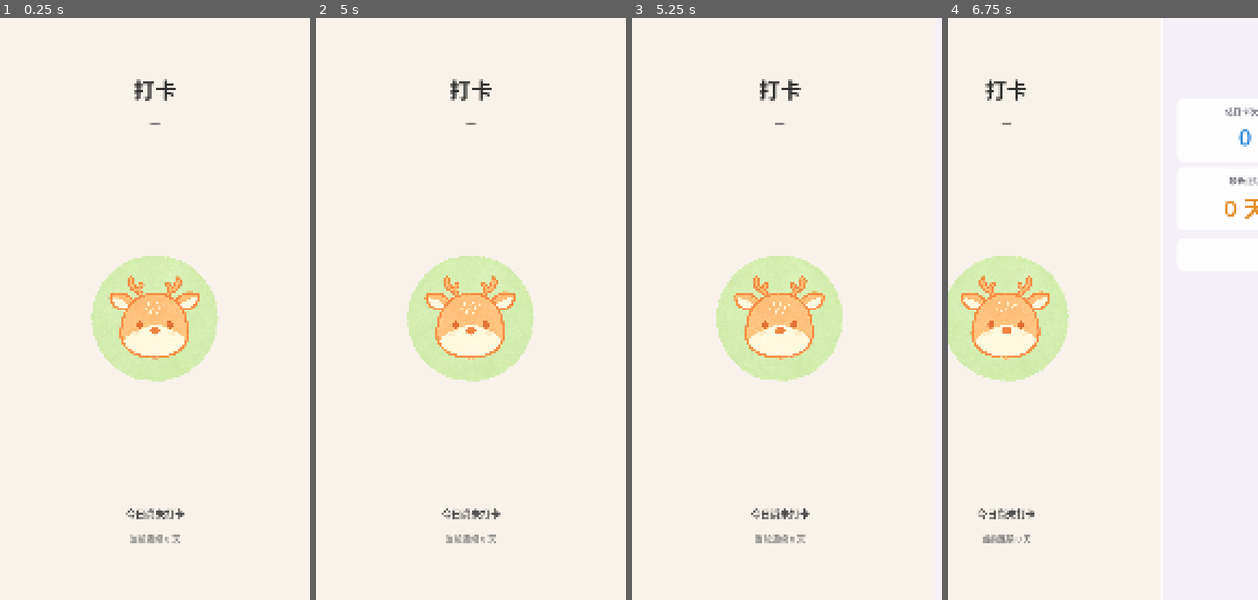
Above: before the commit, frames 1-4 (left to right).
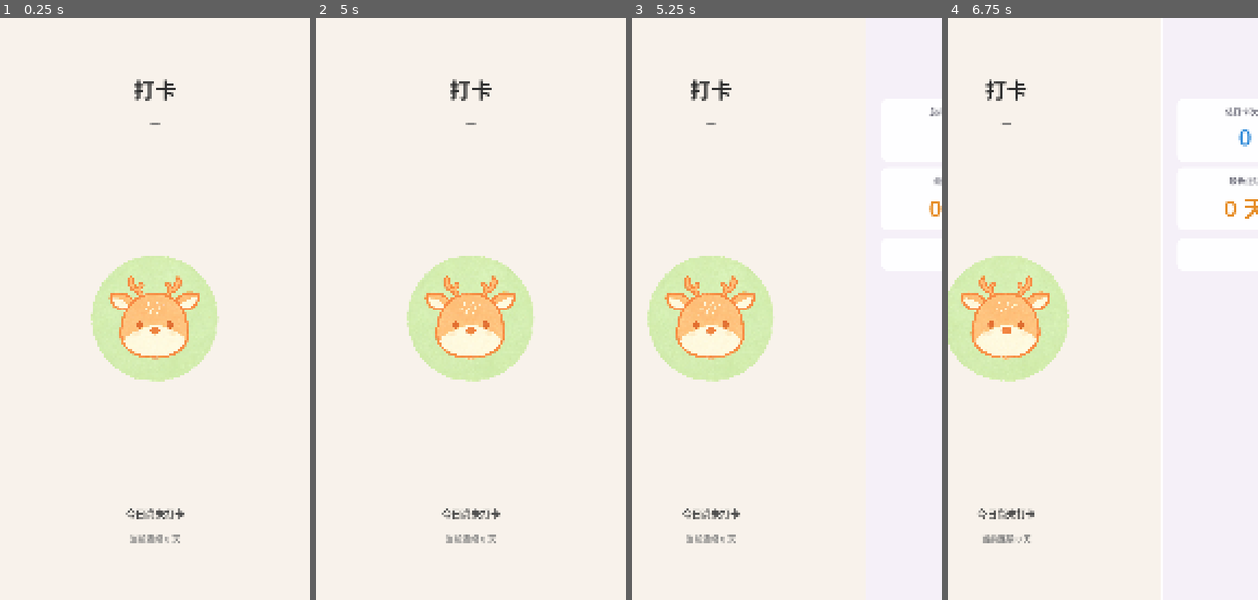
Above: after the commit, the same moments.

Repository: HRSmallRui/Lulema
Game: Godot game, scene res://Scenes/main.tscn
Two runs of this game, one before a commit and one after it. Both use one fixed random seed, a clock stepped at 60 frames per second and the inputs below.
Inputs (mouse positions are in pixels of both pictures, inside the frame that each line leads up to):
- Up to frame 1 (0.25 s): no input
- Up to frame 2 (5 s): click (471, 320) at 0.5 s; click (471, 320) at 1.25 s; click (471, 320) at 2 s; tap Enter at 2.75, 4.25 s; move the mouse to (539, 279) at 2.77 s; press the mouse at (539, 279) at 2.78 s; tap Space at 3.5 s; move the mouse to (409, 338) at 3.52 s; release the mouse at (409, 338) at 3.53 s; click (409, 338) at 3.6 s; move the mouse to (502, 180) at 4.27 s; press the mouse at (502, 180) at 4.28 s
- Up to frame 3 (5.25 s): tap Space at 5 s; move the mouse to (771, 425) at 5.02 s; release the mouse at (771, 425) at 5.03 s; click (771, 425) at 5.1 s
- Up to frame 4 (6.75 s): tap Enter at 5.75 s; move the mouse to (1196, 396) at 5.77 s; press the mouse at (1196, 396) at 5.78 s; tap Space at 6.5 s; move the mouse to (1010, 221) at 6.52 s; release the mouse at (1010, 221) at 6.53 s; click (1010, 221) at 6.6 s

Frames 1-2 are identical in both runs. In frame 3, 11% of the frame differs, in the area x 4-100%, y 10-91%; in frame 4, nothing differs.

Commit message:
<fix>修复换页问题

Diff:
--- a/Scenes/main.tscn
+++ b/Scenes/main.tscn
@@ -43,3 +43,18 @@
 
 [node name="Camera2D" type="Camera2D" parent="." unique_id=157592854]
 anchor_mode = 0
+
+[node name="DebugLabel" type="Label" parent="." unique_id=1190380240]
+visible = false
+layout_mode = 1
+anchors_preset = 12
+anchor_top = 1.0
+anchor_right = 1.0
+anchor_bottom = 1.0
+offset_top = -125.0
+grow_horizontal = 2
+grow_vertical = 0
+theme_override_colors/font_color = Color(0, 0, 0, 1)
+theme_override_font_sizes/font_size = 128
+text = "1"
+horizontal_alignment = 1
--- a/Scripts/main.gd
+++ b/Scripts/main.gd
@@ -2,9 +2,11 @@
 
 @onready var camera_2d: Camera2D = $Camera2D
 @onready var h_box_container: HBoxContainer = $HBoxContainer
+@onready var debug_label: Label = $DebugLabel
 
 var current_id: int = 1
 var move_tween: Tween
+var last_mouse_position: Vector2
 
 func _ready() -> void:
 
@@ -20,15 +22,17 @@
 
 
 func _input(event: InputEvent) -> void:
+	debug_label.text = str(current_id)
 	if event.is_action_pressed("click"):
 		if move_tween != null: move_tween.kill()
+		last_mouse_position = get_local_mouse_position()
 	elif event.is_action_released("click"):
 		if move_tween != null: move_tween.kill()
-		var mouse_velocity: Vector2 = Input.get_last_mouse_screen_velocity()
+		var mouse_velocity: Vector2 = get_local_mouse_position() - last_mouse_position
 		print(mouse_velocity.x)
-		if mouse_velocity.x > 100:
+		if mouse_velocity.x > 50:
 			current_id -= 1
-		elif mouse_velocity.x < -100:
+		elif mouse_velocity.x < -50:
 			current_id += 1
 		else:
 			var target_id: int = 0
